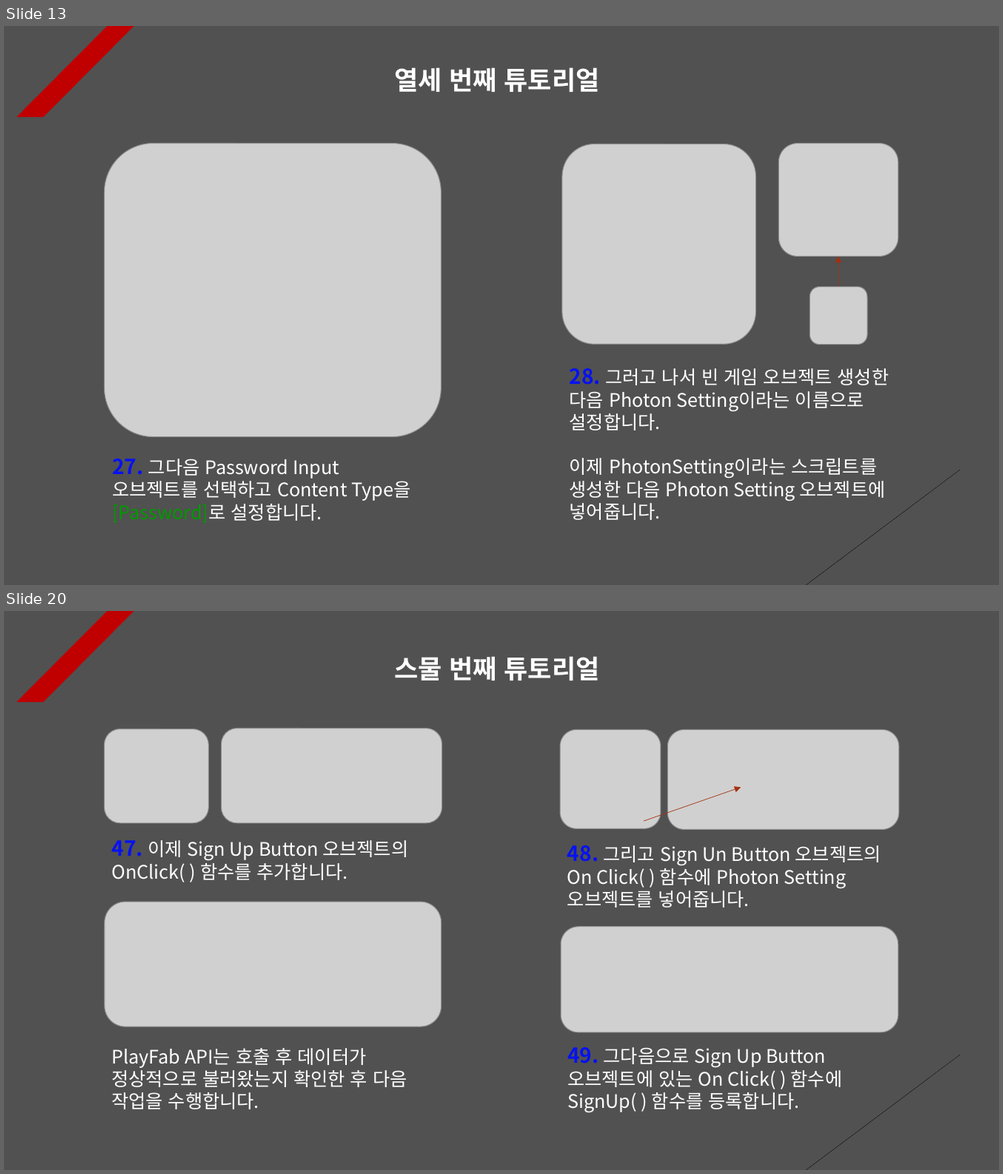
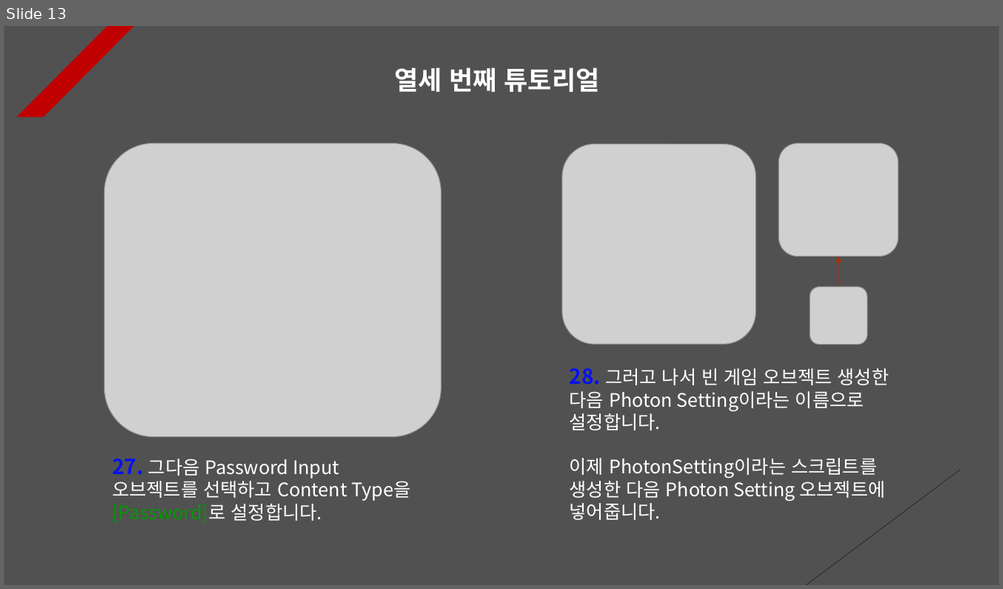
Before and after one commit to 7433jun/PhotonServer, a slide deck: Assets/PPT Data/Photon PlayFab.pptx. Shown one above the other, each under a label of ours: slides 13 and 20 before the commit, slide 13 after it; the slides between them are not shown. The pictures are 1003x1174 and 1003x589 pixels, drawn with LibreOffice and Linux fonts; fonts in the diff are those of the drawing; grey boxes stand for pictures. Boxes give left, top, right and bottom in pixels: in the first picture for what was removed or moved away, otherwise in the second. Text is boxed around its words. In the diff, an @@ line names an element or a change of style, - is before the commit and + after.

```diff
--- a/Assets/PPT Data/Photon PlayFab.pptx
+++ b/Assets/PPT Data/Photon PlayFab.pptx
@@ slide 20 removed at [4, 611, 999, 1170], background #515151; not listed: 2 template elements that a slide beside it also shows @@
@@ text removed at [395, 656, 600, 681] @@
-스물 번째 튜토리얼
@@ picture removed at [104, 729, 208, 823] @@
@@ picture removed at [221, 728, 442, 823] @@
@@ picture removed at [560, 729, 660, 829] @@
@@ picture removed at [667, 729, 899, 829] @@
@@ arrow removed from (643, 821) to (740, 787) @@
@@ text removed at [112, 840, 408, 883] @@
-47. 이제 Sign Up Button 오브젝트의 OnClick( ) 함수를 추가합니다.
@@ text removed at [567, 846, 881, 908] @@
-48. 그리고 Sign Un Button 오브젝트의 On Click( ) 함수에 Photon Setting 오브젝트를 넣어줍니다.
@@ picture removed at [105, 902, 441, 1028] @@
@@ picture removed at [560, 926, 898, 1033] @@
@@ text removed at [111, 1048, 407, 1110] @@
-PlayFab API는 호출 후 데이터가 정상적으로 불러왔는지 확인한 후 다음 작업을 수행합니다.
@@ text removed at [567, 1048, 842, 1113] @@
-49. 그다음으로 Sign Up Button 오브젝트에 있는 On Click( ) 함수에 SignUp( ) 함수를 등록합니다.
```
Also in this commit, not shown: 7 slides changed, 1 other slide removed, 45 other files.
